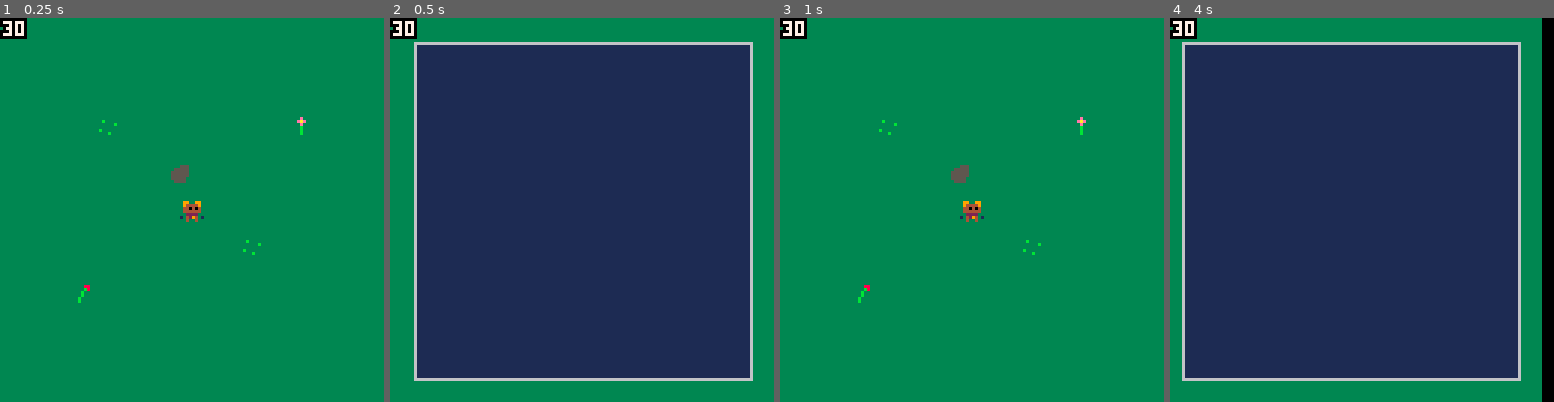
Above: before the commit, frames 1-4 (left to right).
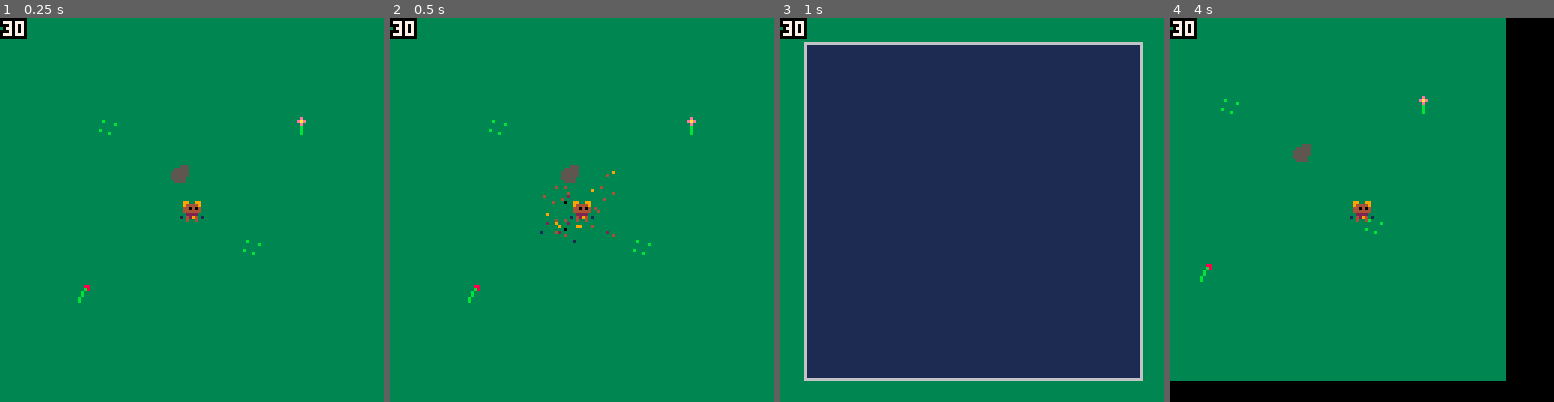
Above: after the commit, the same moments.

Repository: scizzorz/bare-quest-pico8
Game: PICO-8 cartridge barequest.p8
The game is run twice, just before and just after one commit, with the same random seed, the same clock (stepped at 60 frames per second) and the same inputs.
Inputs:
- Up to frame 1 (0.25 s): no input
- Up to frame 2 (0.5 s): tap X (X key) at 0.33 s
- Up to frame 3 (1 s): tap O (Z key) at 0.7 s
- Up to frame 4 (4 s): tap X (X key) at 1.07, 1.85, 2.97 s; hold Right 1.6-2.1 s; tap O (Z key) every 0.4 s from 1.7 to 3.7 s; hold Up 2.15-2.42 s; hold Right 2.47-3.03 s; hold Left 3.08-3.58 s; hold Down 3.63-3.97 s

Frame 1 is identical in both runs. In frame 2, 78% of the frame differs, in the area x 6-95%, y 6-95%; in frame 3, 78%; in frame 4, 89%, in the area x 0-97%, y 0-100%.

Commit message:
Add basic pixel explosions

Diff:
--- a/barequest.p8
+++ b/barequest.p8
@@ -1,9 +1,15 @@
 pico-8 cartridge // http://www.pico-8.com
 version 16
 __lua__
+
 -- helpers
 function flr8(v)
   return flr(v / 8)
+end
+
+function check_collision(x, y)
+  local cell_n = mget(flr8(x), flr8(y))
+  return fget(cell_n, flag_collision)
 end
 
 -->8
@@ -198,10 +204,52 @@
   end
 end
 
-function check_collision(x, y)
-  local cell_n = mget(flr8(x), flr8(y))
-  return fget(cell_n, flag_collision)
-end
+function _splosion(sx, sy, tile, trans)
+  local particles = {}
+  local bx = (tile % 16) * 8
+  local by = flr(tile / 16) * 8
+  for x=0, 7 do
+    for y=0, 7 do
+      local c = sget(bx + x, by + y)
+      if c ~= trans then
+        add(particles, {
+          x=x,
+          y=y,
+          dx=rnd(6) - 3,
+          dy=rnd(6) - 3,
+          c=c,
+        })
+      end
+    end
+  end
+
+  return {
+    draw = function()
+      for ptcl in all(particles) do
+        pset(sx + ptcl.x, sy + ptcl.y, ptcl.c)
+
+        if check_collision(sx + ptcl.x + ptcl.dx, sy + ptcl.y) then
+          ptcl.dx *= -1
+        end
+        if check_collision(sx + ptcl.x, sy + ptcl.y + ptcl.dy) then
+          ptcl.dy *= -1
+        end
+
+        ptcl.x += ptcl.dx
+        ptcl.y += ptcl.dy
+        ptcl.dx *= 0.9
+        ptcl.dy *= 0.9
+
+        if (abs(ptcl.dx) < 0.1 and abs(ptcl.dy) < 0.1) then
+          del(particles, ptcl)
+        end
+      end
+    end,
+  }
+end
+
+-->8
+-- gameplay
 
 hero_anims = {
   idle_down = 72,
@@ -223,6 +271,8 @@
   hero:set_anim("walk_down")
   hero.dir = "down"
 
+  local splosions = {}
+
   return {
     update = function()
       if btn(b_left) then
@@ -253,8 +303,12 @@
         hero:set_anim("idle_" .. hero.dir)
       end
 
-      if btnp(4) or btnp(5) then
+      if btnp(4) then
         game.push(menu())
+      end
+
+      if btnp(5) then
+        add(splosions, _splosion(hero.x, hero.y, hero.tile, c_red))
       end
 
       hero:update()
@@ -270,6 +324,10 @@
       tprint(stat(7), camera_x + 1, camera_y + 1, c_white, c_black)
 
       hero:draw()
+
+      for splosion in all(splosions) do
+        splosion:draw()
+      end
     end,
   }
 end
